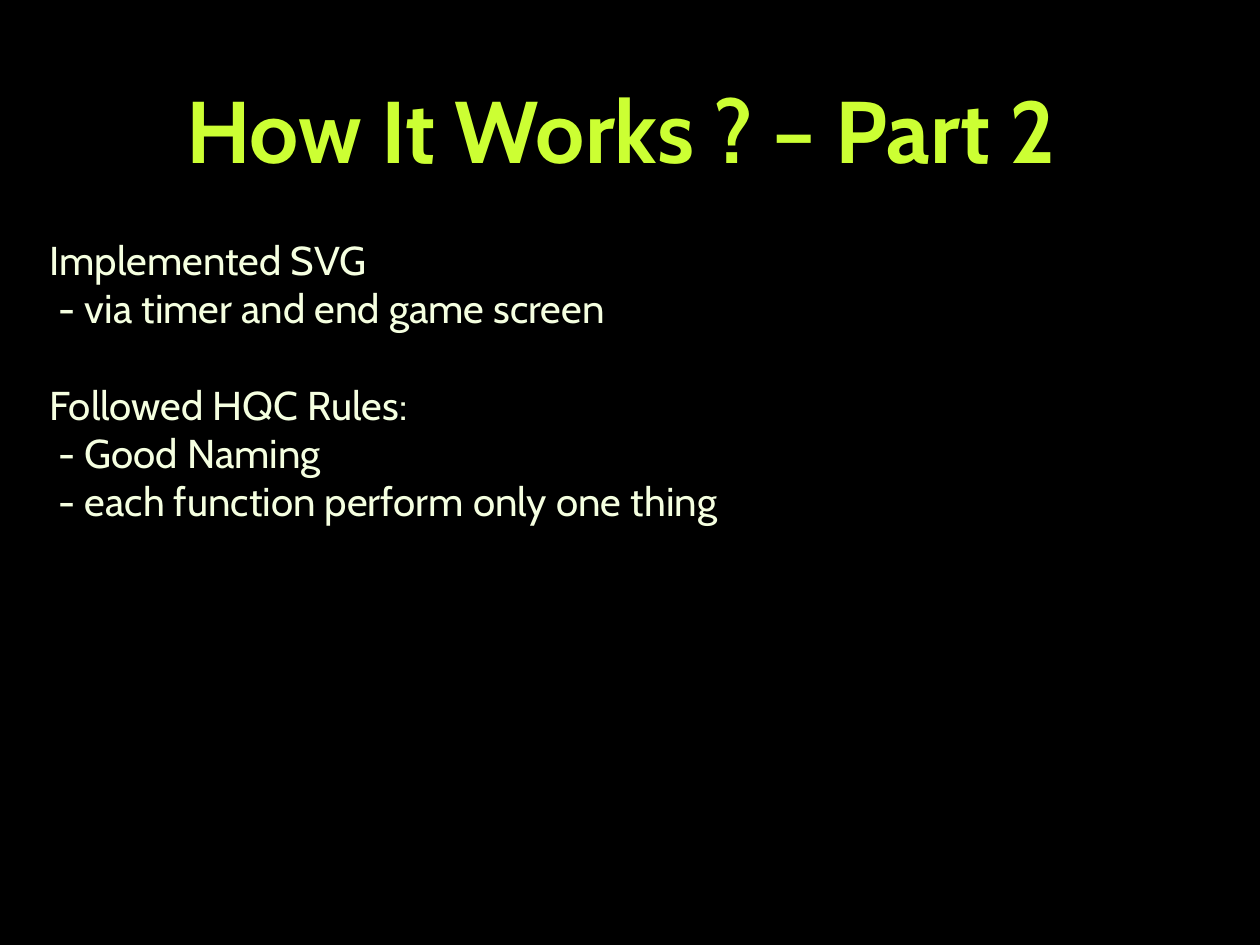
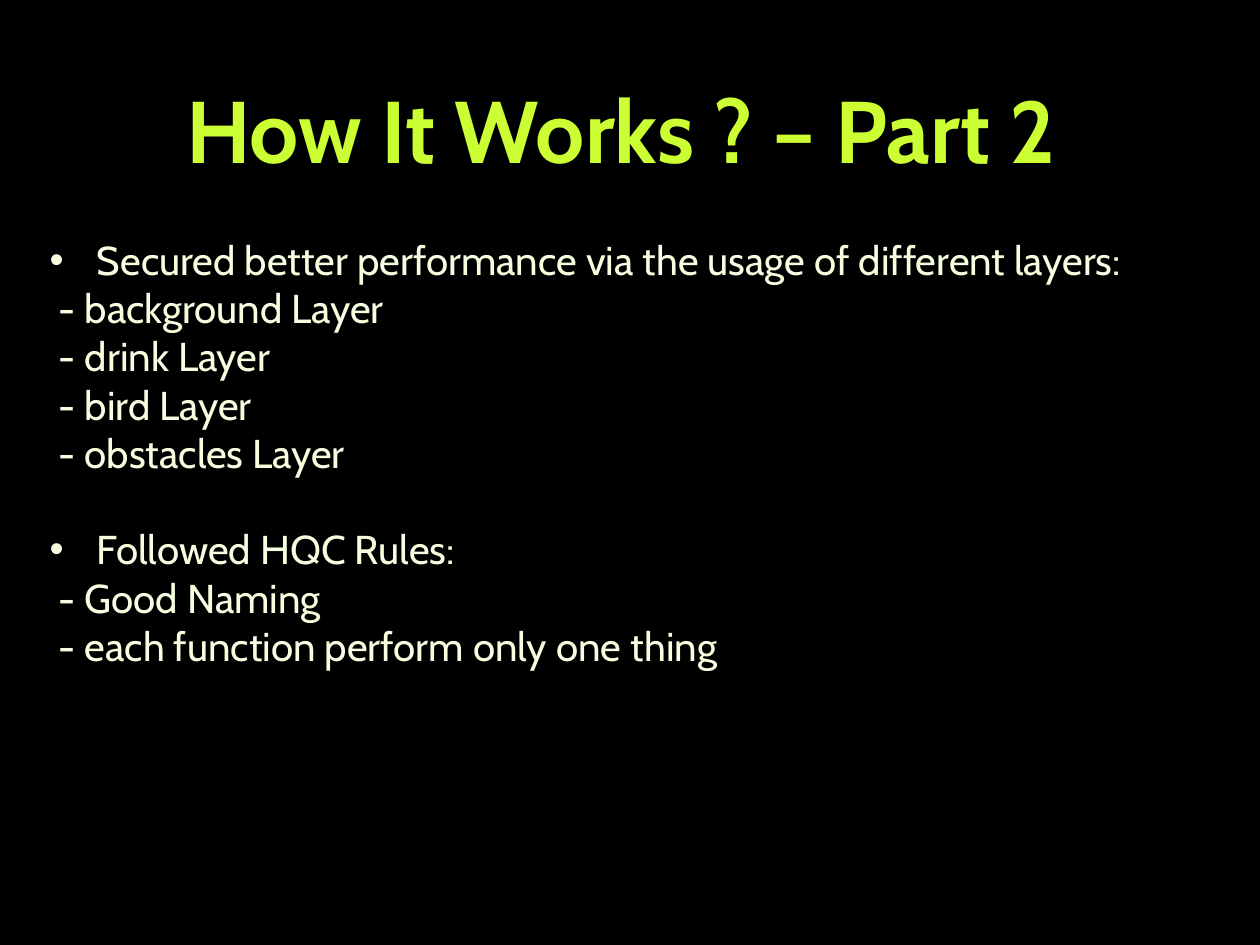
Before and after one commit to Spurch/TeamSazerac, a slide deck: slide 5 of TeamSazerac.pptx. Drawn at 1260x945 pixels with LibreOffice and Linux fonts; fonts in the diff are those of the drawing; background and template pictures are left out. Boxes give left, top, right and bottom in pixels: in the first picture for what was removed or moved away, otherwise in the second. Text is boxed around its words. In the diff, an @@ line names an element or a change of style, - is before the commit and + after.

```diff
--- a/TeamSazerac.pptx
+++ b/TeamSazerac.pptx
@@ text at [85,244,1120,477]: text changed @@
-Implemented SVG
-- via timer and end game screen
+• Secured better performance via the usage of different layers:
+- background Layer
+- drink Layer
+- bird Layer
+- obstacles Layer
@@ text at [97,533,455,565]: bullet none to • @@
```
Also in this commit, not shown: 1 other slide changed, 1 slide added.
